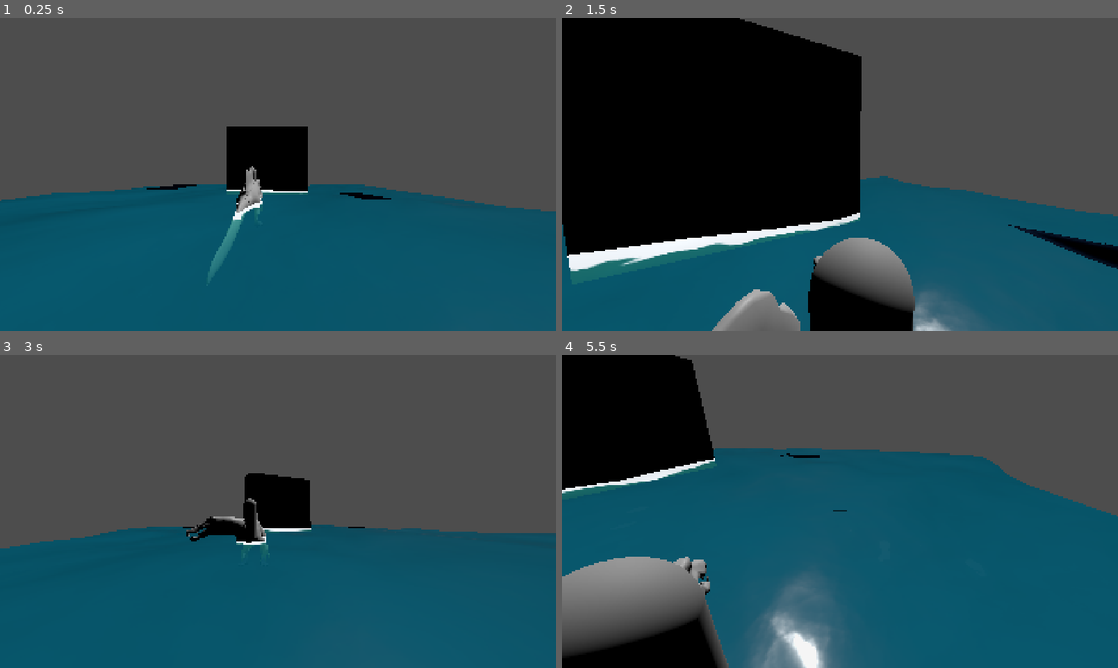
Above: before the commit, frames 1-4 (two rows, left to right).
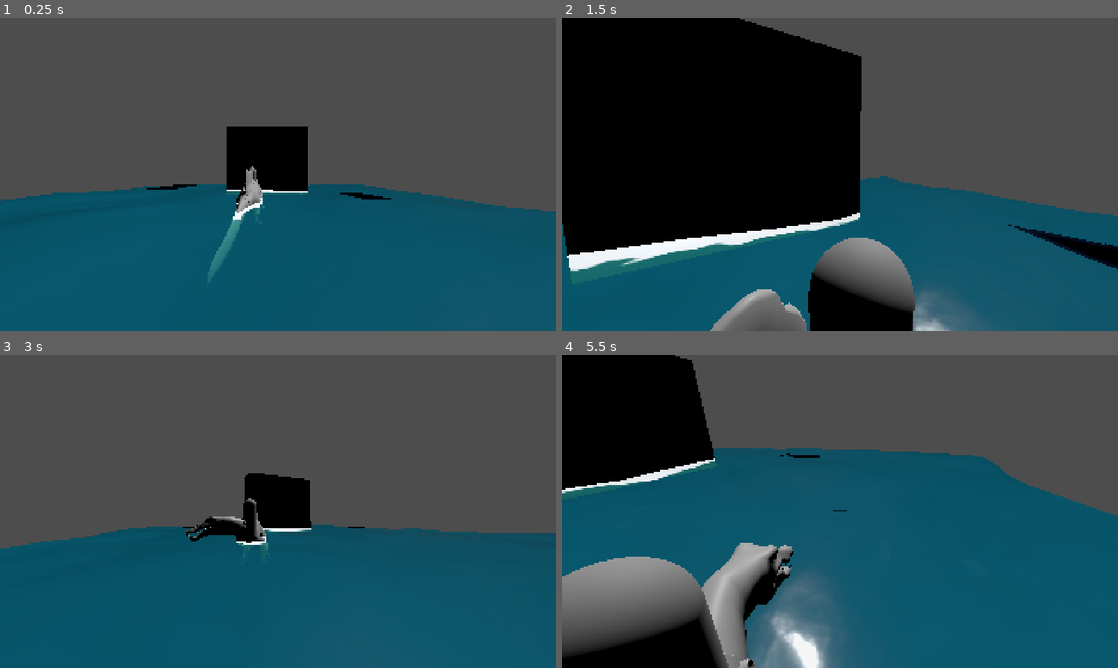
Above: after the commit, the same moments.

Repository: Project-Dino-Sunday-Studios/project-dino
Game: Godot game, scene res://main.tscn
Two runs of this game, one before a commit and one after it. Both use one fixed random seed, a clock stepped at 60 frames per second and the inputs below.
Inputs (mouse positions are in pixels of both pictures, inside the frame that each line leads up to):
- Up to frame 1 (0.25 s): no input
- Up to frame 2 (1.5 s): move the mouse to (962, 158) at 0.52 s; hold D (move_right) 0.53-1.28 s; right-click (962, 158) at 0.6 s; move the mouse to (728, 190) at 1.27 s; hold S (move_down) from 1.28 s (still down); click (728, 190) at 1.35 s
- Up to frame 3 (3 s): move the mouse to (333, 442) at 2.02 s; release S (move_down) at 2.03 s; hold D (move_right) 2.03-2.78 s; hold Shift (sprint) 2.03-2.78 s; move the mouse to (250, 574) at 2.77 s; hold W (move_up) from 2.78 s (still down); right-click (250, 574) at 2.85 s
- Up to frame 4 (5.5 s): move the mouse to (1006, 558) at 3.52 s; release W (move_up) at 3.53 s; hold A (move_left) 3.53-5.03 s; click (1006, 558) at 3.6 s; move the mouse to (673, 464) at 4.27 s; tap Shift (sprint) at 4.35 s; move the mouse to (867, 511) at 5.02 s; hold S (move_down) from 5.03 s (still down); right-click (867, 511) at 5.1 s

The runs differ from the first frame. In frame 1, less than 0.1% of the frame differs, in the area x 44-48%, y 47-61%; in frame 2, 0.2%; in frame 3, less than 0.1%; in frame 4, 3.7%, in the area x 20-42%, y 60-100%.

Commit message:
slightly change IKHeadRotationPivot math to use game camera instead of pivot

Diff:
--- a/godot/Entities/EntityScripts/ikhead_pivot.gd
+++ b/godot/Entities/EntityScripts/ikhead_pivot.gd
@@ -5,6 +5,8 @@
 
 @export var detached_cam_pivot : Node3D
 @export var model : Node3D
+@export var game_camera: Camera3D
+
 var model_rotation : float
 var rotation_difference : float
 
@@ -16,14 +18,18 @@
 	#check what rotation of camera is, then use that to calculate the rotation of the IK
 	#in comparison to the body.
 	#matches rotation to camera
-	var camera_rot = detached_cam_pivot.basis.get_euler()
-	var model_rot = model.basis.get_euler()
+	#var camera_rot = detached_cam_pivot.basis.get_euler()
+	var camera_rot: Vector3 = (-game_camera.basis.x)
+	var model_rot: Vector3 = model.basis.x
 	#subtract rotation of model from camera and apply
-	var diff = camera_rot - model_rot
+	#var diff = camera_rot - model_rot
+	var angle_to_cam: float =model_rot.signed_angle_to(camera_rot, basis.y)
 	#rotation = diff
 		#clamping values so they dont go beyond desire pivot
-	diff.x = clamp(diff.x, deg_to_rad(-PIVOT_CAP_X), deg_to_rad(PIVOT_CAP_X))
-	diff.y = clamp(diff.y, deg_to_rad(-PIVOT_CAP_Y), deg_to_rad(PIVOT_CAP_Y))
-	var target_angle = Vector3(diff.x, diff.y, diff.z)
+	#diff.x = clamp(diff.x, deg_to_rad(-PIVOT_CAP_X), deg_to_rad(PIVOT_CAP_X))
+	angle_to_cam = clamp(angle_to_cam, deg_to_rad(-PIVOT_CAP_Y), deg_to_rad(PIVOT_CAP_Y))
+	#
+	#diff.y = clamp(diff.y, deg_to_rad(-PIVOT_CAP_Y), deg_to_rad(PIVOT_CAP_Y))
+	#var target_angle = Vector3(diff.x, diff.y, diff.z)
 
-	rotation.y = lerp_angle(rotation.y, target_angle.y, 5.0 * delta)
+	rotation.y = lerp_angle(rotation.y, angle_to_cam, 5.0 * delta)
